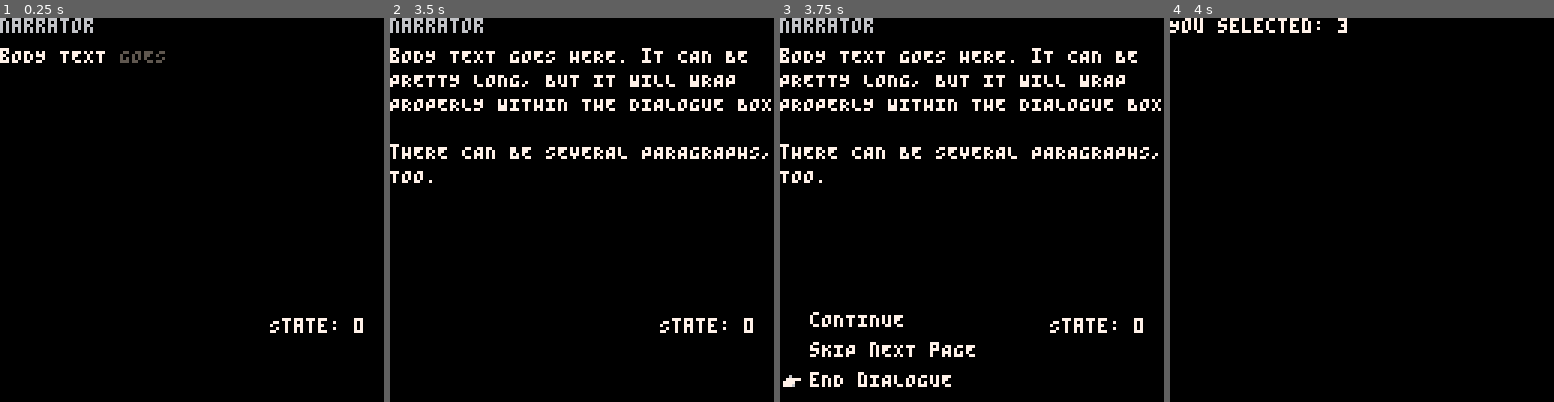
Above: before the commit, frames 1-4 (left to right).
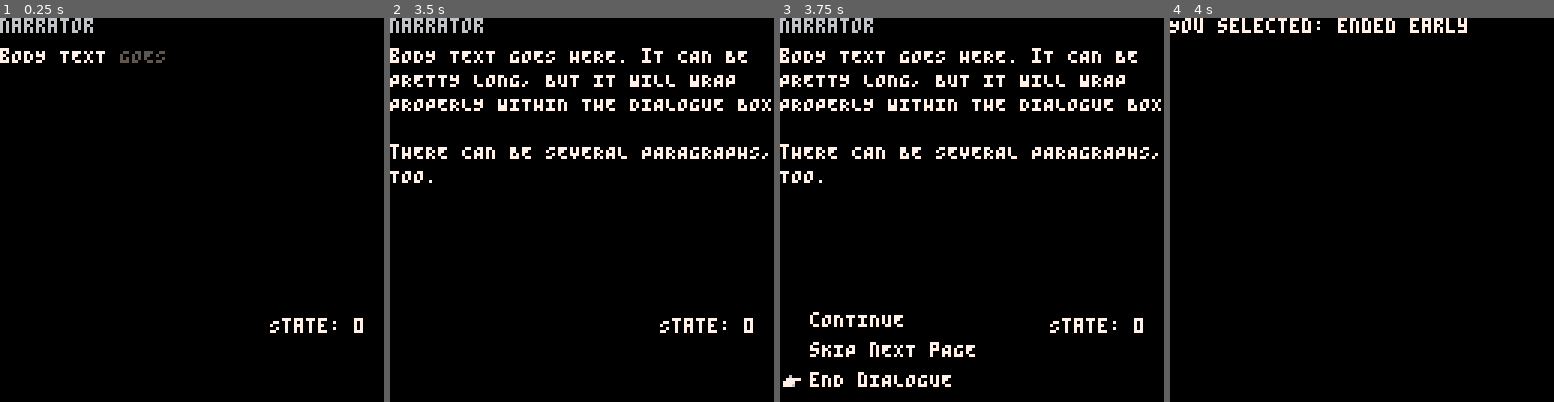
Above: after the commit, the same moments.

Repository: AddisonMink/pico8-prg
Game: PICO-8 cartridge main.p8
Two runs of this game, one before a commit and one after it. Both use one fixed random seed, a clock stepped at 60 frames per second and the inputs below.
Inputs:
- Up to frame 1 (0.25 s): no input
- Up to frame 2 (3.5 s): tap O (Z key) at 0.33, 0.7, 1.43, 2.22, 3.1 s; hold Down 2.42-2.82 s
- Up to frame 3 (3.75 s): hold Up from 3.58 s (still down)
- Up to frame 4 (4 s): keep holding Up; tap O (Z key) at 3.98 s

Frames 1-3 are identical in both runs. In frame 4, 0.6% of the frame differs, in the area x 43-78%, y 0-4%.

Commit message:
update dialogue module.

Diff:
--- a/dialogue.lua
+++ b/dialogue.lua
@@ -76,14 +76,14 @@
       elseif btnp(3) then
         option_idx = option_idx % #page.options + 1
       elseif btnp(4) then
-        local next_page = nil
+        local callback_result = nil
         if page.callback then
-          next_page = tools[page.callback](option_idx)
+          callback_result = tools[page.callback](option_idx)
         end
-        if next_page == -1 then
-          return option_idx
-        elseif next_page then
-          page_idx = next_page
+        if callback_result and callback_result.result then
+          return callback_result.result
+        elseif callback_result and callback_result.page then
+          page_idx = callback_result.page
           option_idx = 1
           pages[page_idx].body:load()
           text_crawl_done = false
--- a/main.p8
+++ b/main.p8
@@ -40,11 +40,13 @@
   {
     increment_state = function(index)
       state += 1
-      return index == 2 and 3
-          or index == 3 and -1
+      return index == 2 and { page = 3 }
+          or index == 3 and { result = "ended early" }
     end
   }
 )
+
+
 
 result = nil
 dialogue:load()
